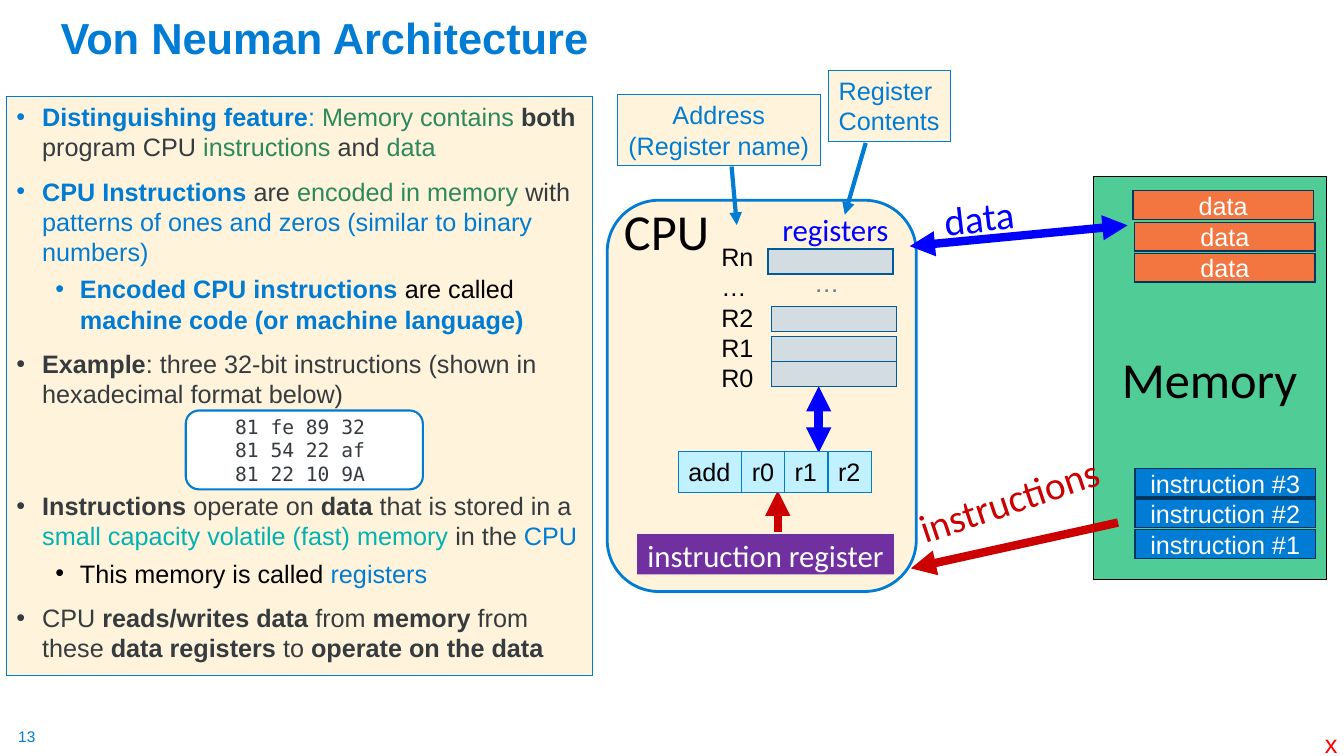
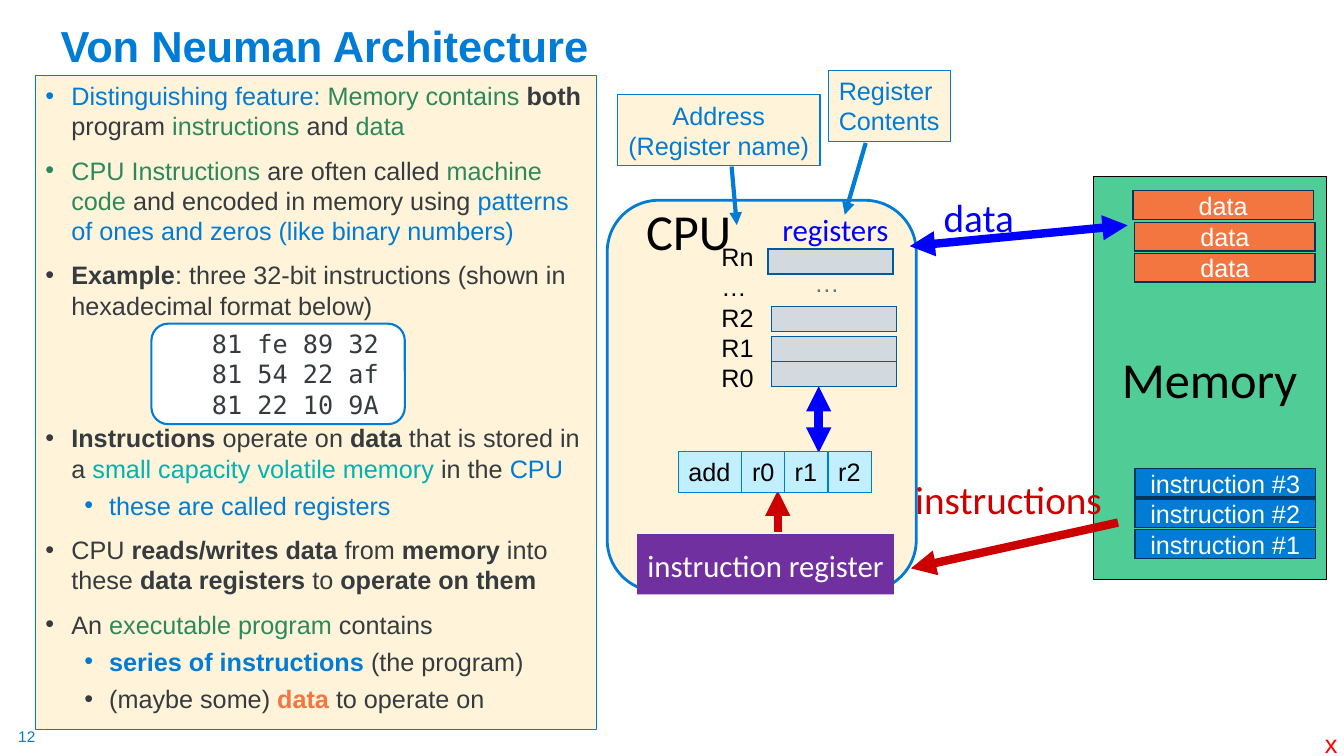
Before and after one commit to cse30-sp24/Cao-slides, a slide deck: slide 12 of 01-C-Part1.pptx (slide 13 before the commit). Drawn at 1344x756 pixels with LibreOffice and Linux fonts; fonts in the diff are those of the drawing. Boxes give left, top, right and bottom in pixels: in the first picture for what was removed or moved away, otherwise in the second. Text is boxed around its words. In the diff, an @@ line names an element or a change of style, - is before the commit and + after.

Commit message:
Tue 4/3/24 update

```diff
--- a/01-C-Part1.pptx
+++ b/01-C-Part1.pptx
@@ title "Von Neuman Architecture": place and size @@
-title "Von Neuman Architecture" at (61, 22, 588, 55)
+title "Von Neuman Architecture" at (61, 30, 588, 63)
@@ text "Distinguishing feature: Memory contains both ...": place and size @@
-text "Distinguishing feature: Memory contains both ..." at (6, 97, 592, 676)
+text "Distinguishing feature: Memory contains both ..." at (35, 76, 596, 730)
@@ text "Distinguishing feature: Memory contains both ..." at (35, 76, 596, 730): fill #FFF4DB to #FFF3DA @@
@@ text at (71, 86, 581, 246): text changed @@
-• Distinguishing feature: Memory contains both program CPU instructions and data
-• CPU Instructions are encoded in memory with patterns of ones and zeros (similar to binary numbers)
-  • Encoded CPU instructions are called machine code (or machine language)
+• Distinguishing feature: Memory contains both program instructions and data
+• CPU Instructions are often called machine code and encoded in memory using patterns of ones and zeros (like binary numbers)
@@ rounded rectangle at (607, 201, 917, 592): fill #FFF4DB to #FFF3DA; proportions changed @@
@@ text "CPU" rewrapped from (624, 209, 709, 251) to (646, 213, 731, 262) @@
@@ text "data" at (944, 204, 1014, 242): rotation 353 to 0 degrees @@
@@ text at (71, 265, 566, 320): text colour #363B3E to #353B3E in "Example: three 32-bit instructions (shown in hexadecimal ..." @@
@@ rounded rectangle "81 fe 89 32": place and size @@
-rounded rectangle "81 fe 89 32" at (186, 410, 422, 489)
+rounded rectangle "81 fe 89 32" at (151, 324, 404, 424)
@@ rounded rectangle "81 fe 89 32" at (151, 324, 404, 424): size 14 to 18 pt, text colour #363B3E to #353B3E; proportions changed @@
@@ text at (71, 428, 580, 714): text changed; text colour #363B3E to #353B3E @@
-• Instructions operate on data that is stored in a small capacity volatile (fast) memory in the CPU
-  • This memory is called registers
-• CPU reads/writes data from memory from these data registers to operate on the data
+• Instructions operate on data that is stored in a small capacity volatile memory in the CPU
+  • these are called registers
+• CPU reads/writes data from memory into these data registers to operate on them
+• An executable program contains
+  • series of instructions (the program)
+  • (maybe some) data to operate on
@@ text "instructions": place and size @@
-text "instructions" at (885, 432, 1134, 567)
+text "instructions" at (915, 482, 1102, 525)
@@ text "instructions" at (915, 482, 1102, 525): rotation 341 to 0 degrees @@
@@ rectangle "instruction register": place and size @@
-rectangle "instruction register" at (637, 534, 894, 575)
+rectangle "instruction register" at (637, 534, 894, 595)
@@ page number at (18, 731, 35, 742): text changed @@
-13
+12
```
Also in this commit, not shown: 94 other slides changed, 1 slide added, 2 slides removed.
